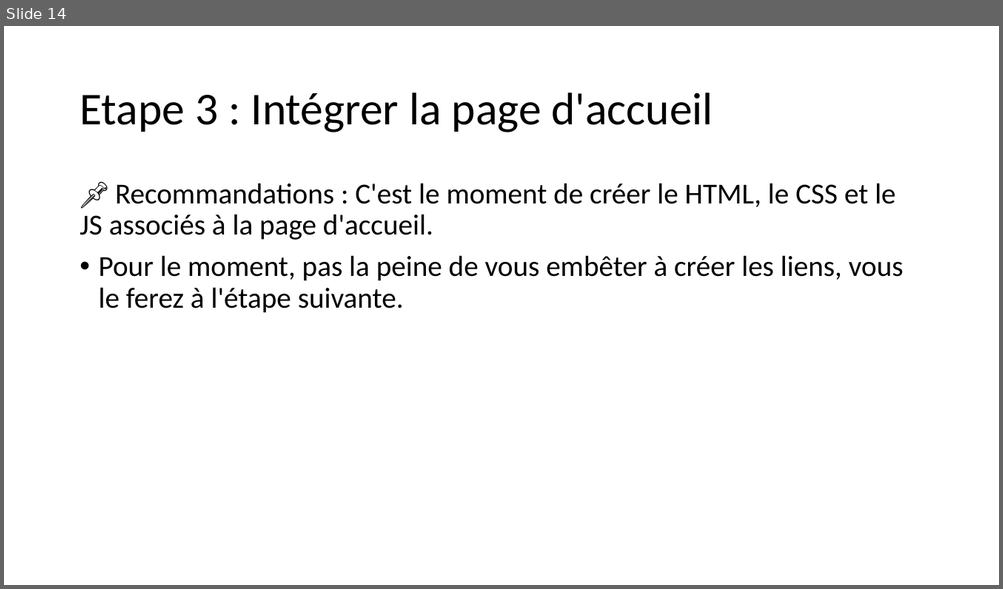
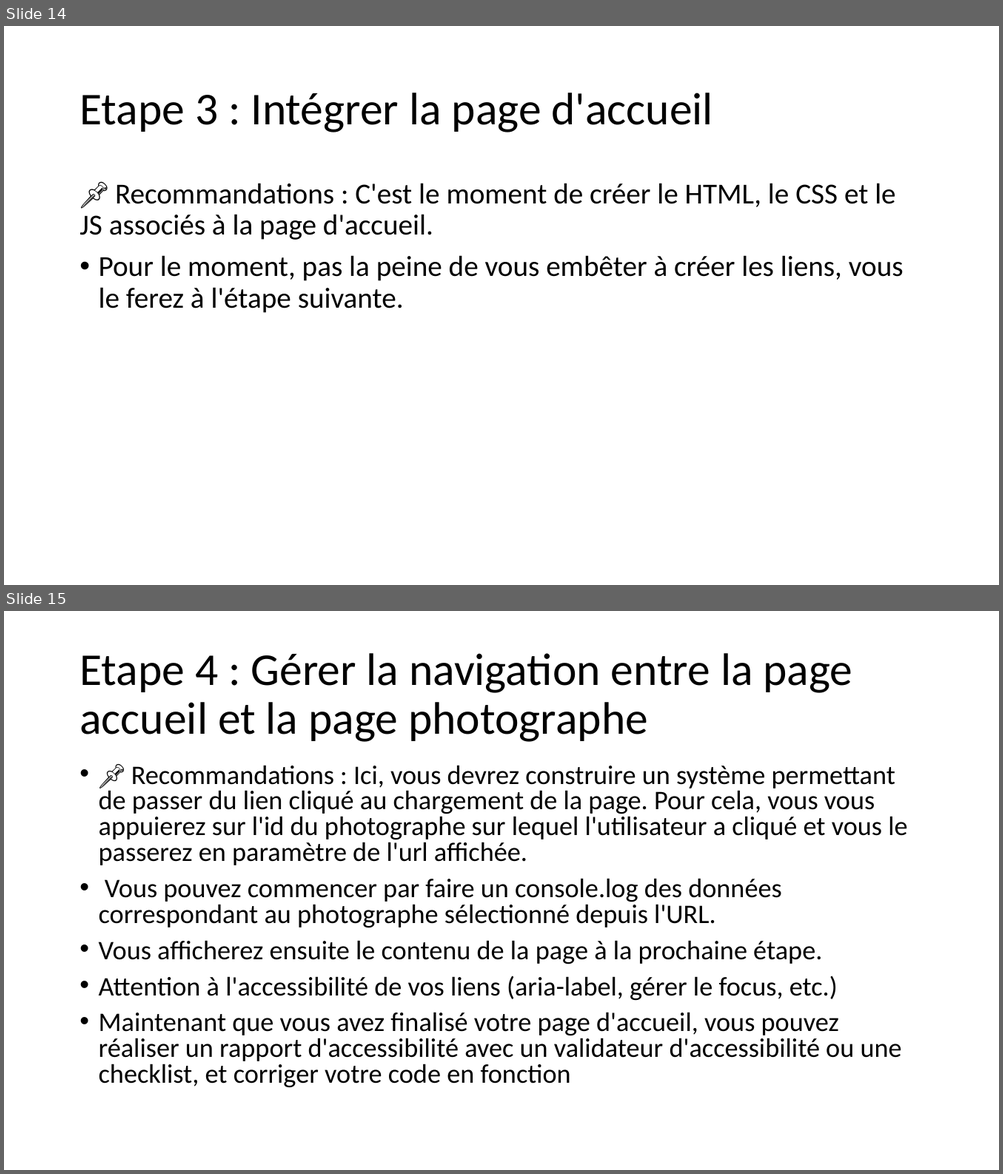
Before and after one commit to treisse93/Front-End-Fisheye.github.io, a slide deck: projet_6_presentation.pptx. Shown one above the other, each under a label of ours: slide 14 before the commit, slides 14 and 15 after it. The pictures are 1003x589 and 1003x1174 pixels, drawn with LibreOffice and Linux fonts; fonts in the diff are those of the drawing. Boxes give left, top, right and bottom in pixels: in the first picture for what was removed or moved away, otherwise in the second. Text is boxed around its words. In the diff, an @@ line names an element or a change of style, - is before the commit and + after.

```diff
--- a/projet_6_presentation.pptx
+++ b/projet_6_presentation.pptx
@@ slide 15 added at [4,611,999,1170], background #FFFFFF @@
@@ title added at [79,653,853,742], 44 pt, text #000000 @@
+Etape 4 : Gérer la navigation entre la page accueil et la page photographe
@@ text added at [99,765,907,1088], 25.9 pt, text #000000 @@
+• 📌 Recommandations : Ici, vous devrez construire un système permettant de passer du lien cliqué au chargement de la page. Pour cela, vous vous appuierez sur l'id du photographe sur lequel l'utilisateur a cliqué et vous le passerez en paramètre de l'url affichée.
+• Vous pouvez commencer par faire un console.log des données correspondant au photographe sélectionné depuis l'URL.
+• Vous afficherez ensuite le contenu de la page à la prochaine étape.
+• Attention à l'accessibilité de vos liens (aria-label, gérer le focus, etc.)
+• Maintenant que vous avez finalisé votre page d'accueil, vous pouvez réaliser un rapport d'accessibilité avec un validateur d'accessibilité ou une checklist, et corriger votre code en fonction
```
Also in this commit, not shown: 1 other slide added, 11 other files.
